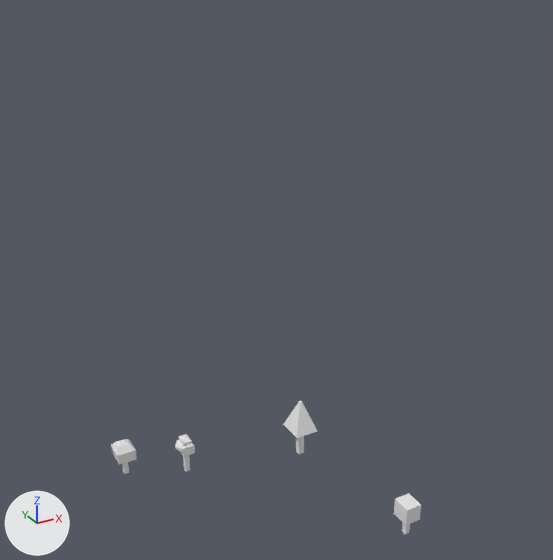
The FBX model 3d mess new/Assets/BLOCKYGON ASSETS ©/MODELS/GENIRIC ENVIREMENT/BLOCKTGON_TREE.fbx as it was, and as the next commit left it.
Rendered twice from a 50 mm lens placed at (-22.1, -43.3, 37.8), pointed at (1.6, -0.2, 16.3). Arrows for +X, +Y and +Z are at lower left; the lights stay in place. Materials are left out; every surface is plain grey.

Objects in the first picture: 'BLOCKYGON_TREE', 'BLOCKYGON_TREE_1', 'BLOCKYGON_TREE_2', 'BLOCKYGON_TREE_3'.
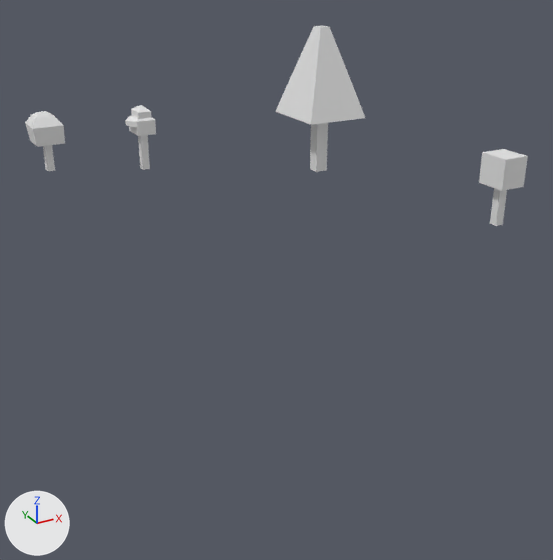
Pixel boxes [x1, y1, x2, y2] of what changed, in the pictures (553 x 560 px):
```json
{"object": "BLOCKYGON_TREE_1", "change": "reshaped, moved, rescaled, turned", "before": [283, 401, 317, 454], "after": [276, 26, 365, 172]}
{"object": "BLOCKYGON_TREE", "change": "moved, turned, rescaled", "before": [394, 493, 421, 534], "after": [479, 149, 528, 226]}
{"object": "BLOCKYGON_TREE_2", "change": "moved, turned, rescaled", "before": [111, 439, 136, 474], "after": [25, 111, 65, 171]}
{"object": "BLOCKYGON_TREE_3", "change": "moved, turned, rescaled", "before": [175, 434, 195, 472], "after": [125, 105, 156, 170]}
{"part": 1, "of": "me_scene_001", "change": "built on", "before": [283, 401, 317, 438], "after": [276, 26, 365, 125]}
```

Edits to the scene script, one JSON object a line:
```json
{"block": "me_scene_001", "where": "# used by ob_blockygon_tree_1; location = (6.219, 3.883, 0.0); rotation_euler = (1.571, 0.0, 0.0), in degrees (90, 0, 0); scale = (0.01, 0.01, 0.01)"}
{"op": "remove", "block": "me_scene_001", "code": "me_scene_001.from_pydata(...)  # 16 vertices, 13 faces; spans x -103.0..103.0, y -258.0..258.0, z -116.0..116.0"}
{"op": "add", "block": "me_scene_001", "code": "me_scene_001.from_pydata(...)  # 24 vertices, 38 faces; spans x -125.0..125.0, y -307.0..258.0, z -141.0..141.0"}
{"block": "me_scene_001", "change": "me_scene_001 part 1"}
{"block": "me_scene_001", "change": "4 vertices are removed from x -7.0..7.0, y 258.0, z -9.0..9.0"}
{"block": "me_scene_001", "change": "9 faces are deleted"}
{"block": "me_scene_001", "change": "4 vertices in x -25.0..25.0, y -258.0, z -25.0..25.0 move by (0.0, -49.0, 0.0)"}
{"block": "me_scene_001", "change": "12 vertices are added at x -125.0..125.0, y -81.0..258.0, z -141.0..141.0"}
{"block": "me_scene_001", "change": "34 new faces join them"}
{"op": "set", "path": "ob_blockygon_tree_2.rotation_euler", "old": "(1.571, 0.0, 0.0)", "new": "(0.0, 0.0, 0.0)", "note": "degrees (90, 0, 0) -> degrees (0, 0, 0)"}
{"op": "set", "path": "ob_blockygon_tree_2.scale", "old": "(0.01, 0.01, 0.01)", "new": "(1.0, 1.0, 1.0)"}
{"op": "add", "block": "ob_blockygon_tree_2", "code": "ob_blockygon_tree_2.parent = ob_blocktgon_tree"}
{"op": "set", "path": "ob_blockygon_tree_2.location", "old": "(-7.671, 8.308, -2.49)", "new": "(-768.1, 1736.0, -830.8)"}
{"op": "set", "path": "ob_blockygon_tree_1.rotation_euler", "old": "(1.571, 0.0, 0.0)", "new": "(0.0, 0.0, 0.0)", "note": "degrees (90, 0, 0) -> degrees (0, 0, 0)"}
{"op": "add", "block": "ob_blockygon_tree_1", "code": "ob_blockygon_tree_1.parent = ob_blocktgon_tree"}
{"op": "set", "path": "ob_blockygon_tree_1.location", "old": "(6.219, 3.883, 0.0)", "new": "(621.9, 2086.0, -388.3)"}
{"op": "set", "path": "ob_blockygon_tree_1.scale", "old": "(0.01, 0.01, 0.01)", "new": "(1.39, 1.39, 1.39)"}
{"op": "set", "path": "ob_blockygon_tree_3.rotation_euler", "old": "(1.571, 0.0, 0.0)", "new": "(0.0, 0.0, 0.0)", "note": "degrees (90, 0, 0) -> degrees (0, 0, 0)"}
{"op": "set", "path": "ob_blockygon_tree_3.scale", "old": "(0.01, 0.01, 0.01)", "new": "(1.0, 1.0, 1.0)"}
{"op": "add", "block": "ob_blockygon_tree_3", "code": "ob_blockygon_tree_3.parent = ob_blocktgon_tree"}
{"op": "set", "path": "ob_blockygon_tree_3.location", "old": "(-3.101, 5.942, -2.49)", "new": "(-311.2, 1736.0, -594.2)"}
{"op": "set", "path": "ob_blockygon_tree.rotation_euler", "old": "(1.571, 0.0, 0.0)", "new": "(0.0, 0.0, 0.0)", "note": "degrees (90, 0, 0) -> degrees (0, 0, 0)"}
{"op": "set", "path": "ob_blockygon_tree.scale", "old": "(0.01, 0.01, 0.01)", "new": "(1.0, 1.0, 1.0)"}
{"op": "add", "block": "ob_blockygon_tree", "code": "ob_blockygon_tree.parent = ob_blocktgon_tree"}
{"op": "set", "path": "ob_blockygon_tree.location", "old": "(8.356, -8.742, -2.49)", "new": "(835.6, 1722.0, 874.2)"}
{"op": "add", "block": "ob_blocktgon_tree", "code": ["ob_blocktgon_tree = bpy.data.objects.new('BLOCKTGON_TREE', None)", "ob_blocktgon_tree.location = (0.0, 0.0, 0.0)", "ob_blocktgon_tree.rotation_euler = (1.571, 0.0, 0.0)  # degrees (90, 0, 0)", "ob_blocktgon_tree.scale = (0.0133, 0.0133, 0.0133)"]}
```
